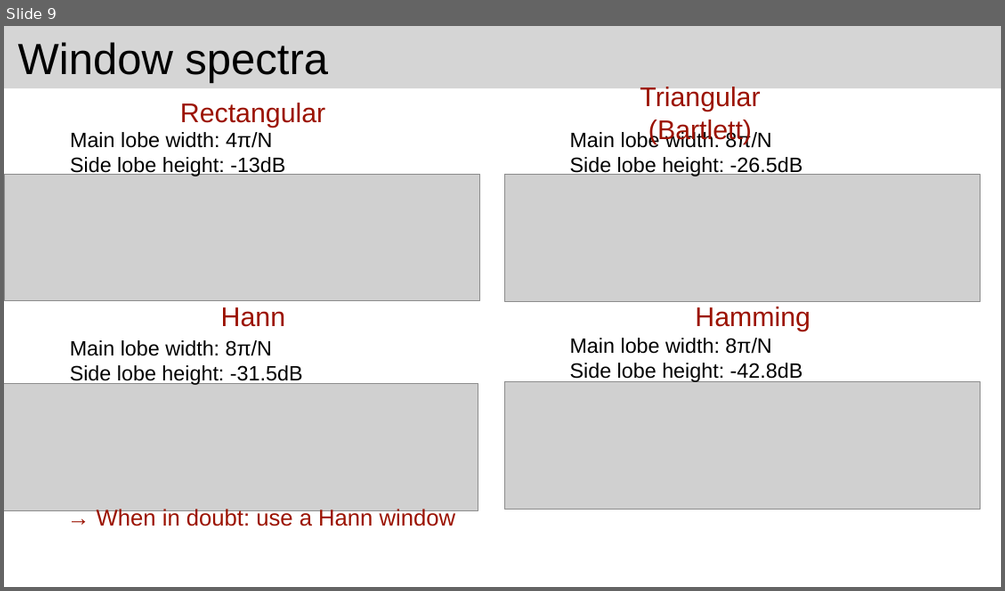
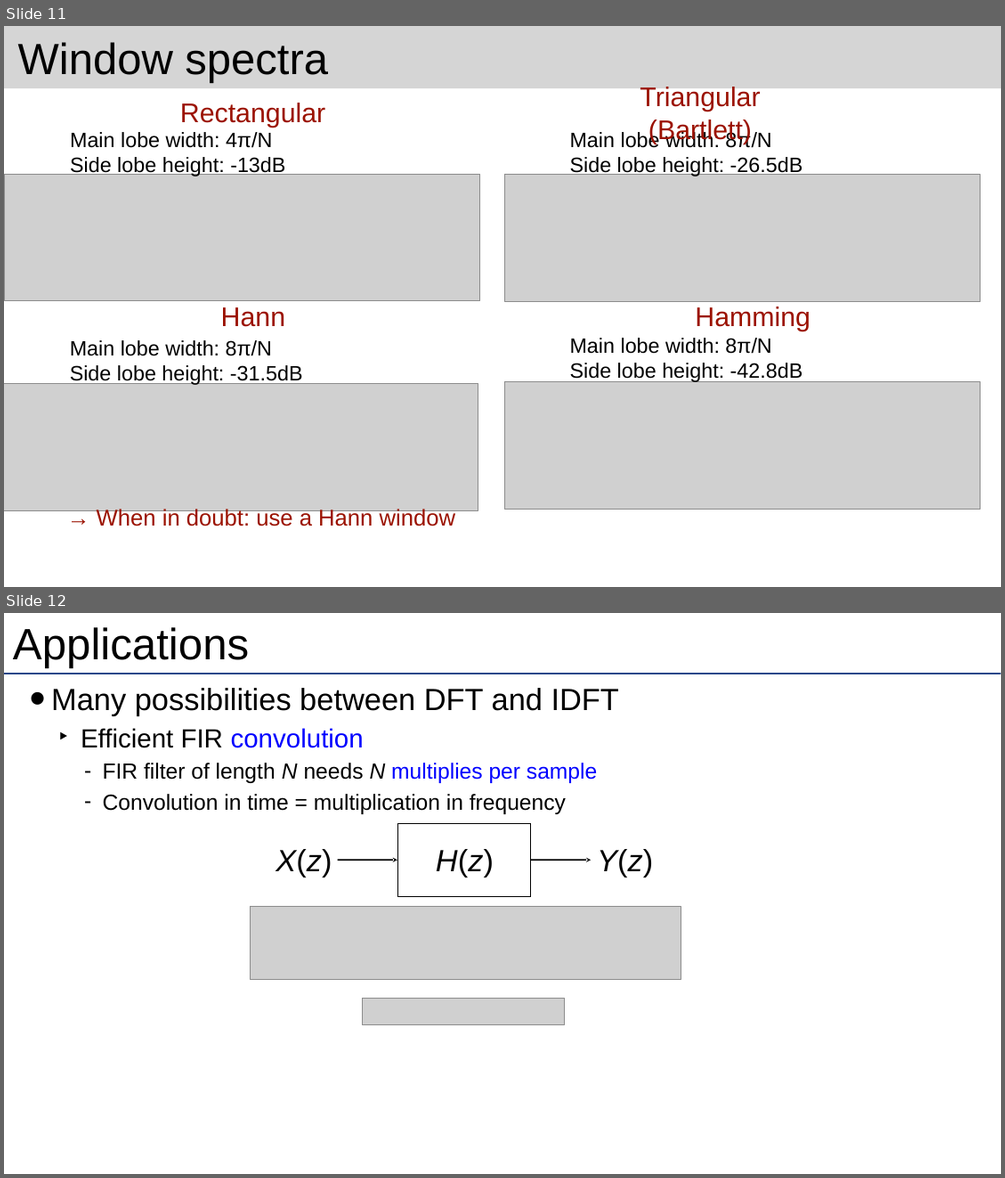
Before and after one commit to joshreiss/Audio-programming-with-VST-and-JUCE, a slide deck: 10 Phase vocoder/Extra.pptx. Shown one above the other, each under a label of ours: slide 9 before the commit, slides 11 and 12 after it. The pictures are 1005x591 and 1005x1178 pixels, drawn with LibreOffice and Linux fonts; fonts in the diff are those of the drawing; grey boxes stand for pictures. Boxes give left, top, right and bottom in pixels: in the first picture for what was removed or moved away, otherwise in the second. Text is boxed around its words. In the diff, an @@ line names an element or a change of style, - is before the commit and + after.

```diff
--- a/10 Phase vocoder/Extra.pptx
+++ b/10 Phase vocoder/Extra.pptx
@@ slide 12 added at (x1=4, y1=613, x2=1001, y2=1174), background #FFFFFF @@
@@ title added at (x1=13, y1=627, x2=249, y2=668), 84.4 pt, text #000000 @@
+Applications
@@ line added from (4, 674) to (1001, 674), #254789 3 pt @@
@@ text added at (x1=51, y1=688, x2=619, y2=814), 42.2 pt, text #000000 @@
+• Many possibilities between DFT and IDFT
+  ‣ Efficient FIR convolution
+    – FIR filter of length N needs N multiplies per sample
+    – Convolution in time = multiplication in frequency
@@ rectangle added at (x1=398, y1=823, x2=530, y2=896), fill #FFFFFF, outline #000000 2 pt @@
@@ text added at (x1=275, y1=849, x2=332, y2=877), 59.1 pt, text #000000, italic @@
+X(z)
@@ text added at (x1=436, y1=849, x2=494, y2=877), 59.1 pt, text #000000, italic @@
+H(z)
@@ text added at (x1=597, y1=849, x2=653, y2=877), 59.1 pt, text #000000, italic @@
+Y(z)
@@ arrow added from (338, 860) to (397, 860), #000000 3 pt @@
@@ arrow added from (531, 860) to (591, 860), #000000 3 pt @@
@@ picture added at (x1=250, y1=906, x2=680, y2=979) @@
@@ picture added at (x1=362, y1=997, x2=565, y2=1024) @@
@@ what was slide 9 is now slide 11 @@
```
Also in this commit, not shown: 4 other slides added, 56 other files.
